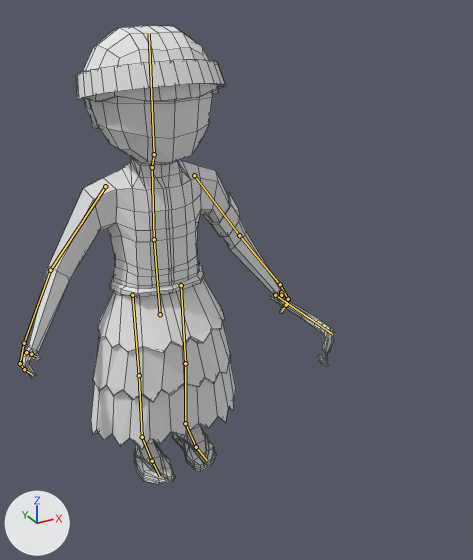
The Blender file Map/Assets/Models/Summerian_civil/summerian_civil_axe.blend: old version first, new version second.
The view is the same before and after, from a camera (50 mm lens) standing at (-7.17, -18.16, 15.24) and looking at (1.85, -1.76, 7.04). Every picture has the same lights, and +X, +Y and +Z are marked at lower left. The bones that bend it are drawn over the model as lines. Mesh edges are drawn as thin lines.

Names of what the first picture shows: 'Summerian Civil'.
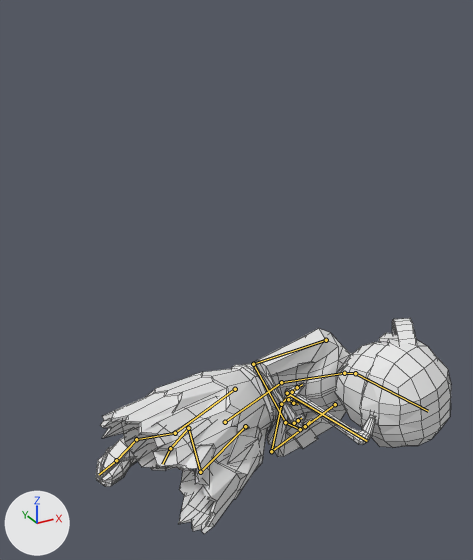
The newer file adds an action. The first version stands in its rest pose; the second is drawn at frame 23 of the action 'SumerianCivilAxe_Dead'.

What the commit changed:
Bone 'abdomen' (bone_abdomen) moves from (0.0, 0.0, 0.0) to (-0.52, -4.09, 1.98).
Bone 'abdomen' (bone_abdomen) turns from (0, 0, 0) to (63, 22, -29) degrees about its own x, y and z.
Bone 'pecho' (bone_pecho) turns from (0, 0, 0) to (-39, 1, 73) degrees about its own x, y and z.
Bone 'cabeza' (bone_cabeza) turns from (0, 0, 0) to (-53, 3, 8) degrees about its own x, y and z.
Bone 'brazo_L' (bone_brazo_l) turns from (0, 0, 0) to (-30, -20, -23) degrees about its own x, y and z.
Bone 'antebrazo_L' (bone_antebrazo_l) turns from (0, 0, 0) to (-88, -46, -20) degrees about its own x, y and z.
Bone 'mano_L' (bone_mano_l) turns from (0, 0, 0) to (-2, -2, -21) degrees about its own x, y and z.
Bone 'brazo_R' (bone_brazo_r) turns from (0, 0, 0) to (-30, 20, 23) degrees about its own x, y and z.
Bone 'antebrazo_R' (bone_antebrazo_r) turns from (0, 0, 0) to (-68, 50, 28) degrees about its own x, y and z.
Bone 'mano_R' (bone_mano_r) turns from (0, 0, 0) to (-15, 15, 16) degrees about its own x, y and z.
Bone 'tibia_L' (bone_tibia_l) turns from (0, 0, 0) to (-2, -3, 4) degrees about its own x, y and z.
Bone 'tibia_R' (bone_tibia_r) turns from (0, 0, 0) to (-2, 2, 1) degrees about its own x, y and z.
Bone 'pie_L_control' (bone_pie_l_control) turns from (0, 0, 0) to (0, 0, -45) degrees about its own x, y and z.
Bone 'pie_L.001' (bone_pie_l_001) turns from (0, 0, 0) to (4, 24, -24) degrees about its own x, y and z.
Bone 'pie_R_control' (bone_pie_r_control) turns from (0, 0, 0) to (0, 0, -62) degrees about its own x, y and z.
Bone 'pie_R.001' (bone_pie_r_001) turns from (0, 0, 0) to (5, 13, -13) degrees about its own x, y and z.

Changed parts and their boxes [x1, y1, x2, y2] in the pictures (473 x 560 px):
'Summerian Civil', posed (14% wider, 53% shorter): before [22, 26, 334, 484]; after [96, 318, 451, 534]
bone 'abdomen', root to tip: before (160, 314) to (154, 239); after (225, 422) to (281, 382)
bone 'pecho', root to tip: before (154, 239) to (152, 167); after (281, 382) to (344, 373)
bone 'cabeza', root to tip: before (154, 154) to (149, 34); after (355, 373) to (428, 411)
bone 'brazo_L', root to tip: before (194, 175) to (239, 235); after (335, 404) to (271, 451)
bone 'antebrazo_L', root to tip: before (239, 235) to (280, 284); after (271, 451) to (281, 404)
bone 'mano_L', root to tip: before (280, 284) to (288, 299); after (281, 404) to (292, 392)
bone 'brazo_R', root to tip: before (105, 186) to (50, 270); after (326, 340) to (253, 364)
bone 'antebrazo_R', root to tip: before (50, 270) to (24, 343); after (253, 364) to (285, 422)
bone 'mano_R', root to tip: before (24, 343) to (20, 363); after (285, 422) to (300, 429)
bone 'tibia_L', root to tip: before (185, 363) to (185, 423); after (200, 472) to (188, 428)
bone 'tibia_R', root to tip: before (139, 375) to (142, 437); after (175, 433) to (136, 439)
